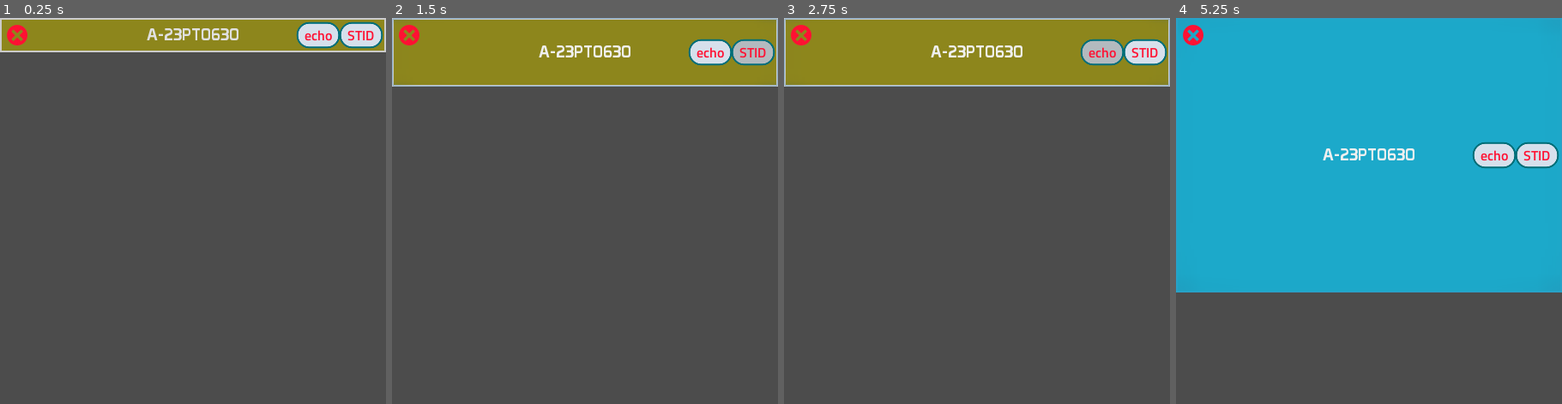
Above: before the commit, frames 1-4 (left to right).
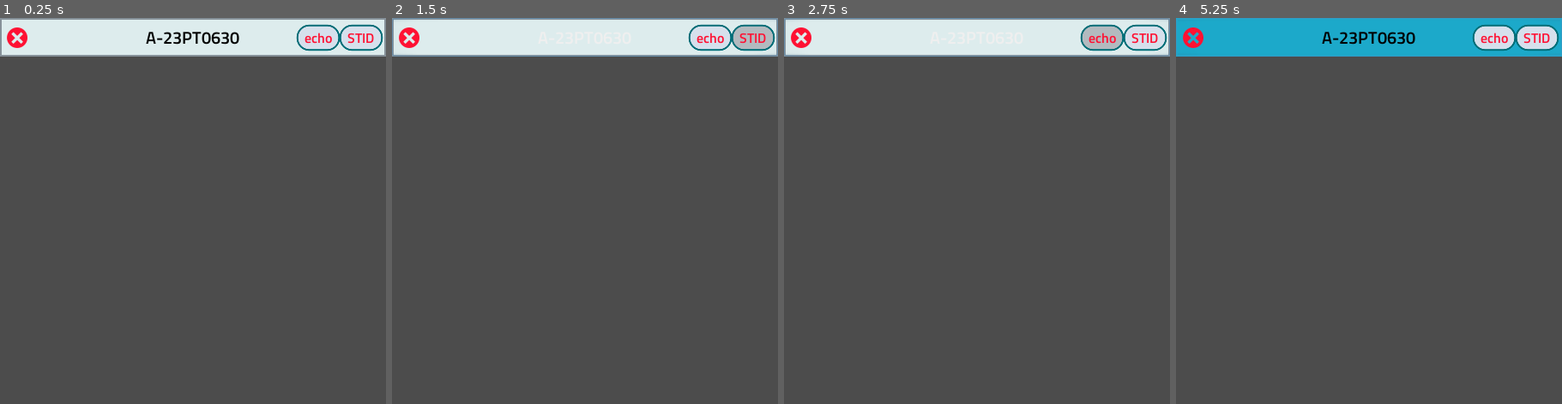
Above: after the commit, the same moments.

Repository: Keroflux/tagfinder
Game: Godot game, scene res://Tagbutton.tscn
Same seed, same stepped clock (60 frames per second), same inputs: the game is played once before the commit and once after it. This scene is started directly instead of the project's main scene.
Inputs:
- Up to frame 1 (0.25 s): no input
- Up to frame 2 (1.5 s): click "A-23PT0630" at 0.5 s; click "STID" at 1.25 s
- Up to frame 3 (2.75 s): click "echo" at 2 s
- Up to frame 4 (5.25 s): click "A-23PT0630" at 2.75 s; click "STID" at 3.5 s; click "echo" at 4.25 s; click "A-23PT0630" at 5 s

The runs differ from the first frame. In frame 1, 9.0% of the frame differs, in the area x 0-100%, y 0-10%; in frame 2, 17%; in frame 3, 17%; in frame 4, 63%, in the area x 0-100%, y 1-72%.
Error before the commit: Invalid get index '0' (on base: 'int'). (res://Script/Tagbutton.gd:12)
Error after the commit: Invalid get index '0' (on base: 'int'). (res://Script/Tagbutton.gd:19)

Commit message:
Endret farger på tagbutton

Diff:
--- a/Script/Tagbutton.gd
+++ b/Script/Tagbutton.gd
@@ -9,22 +9,43 @@
 
 func _ready():
 	var a = StyleBoxFlat.new()
+	var b = StyleBoxFlat.new()
+	a.set_bg_color(Color(1.0, 1.0, 1.0))
+	a.set_border_width_all(3)
+	a.set_corner_radius_all(8)
+	b.set_bg_color(Color(0.870588, 0.929412, 0.933333))
+	b.set_border_width_all(3)
+	b.set_corner_radius_all(8)
 	if index[0].is_valid_integer():
 		index = index.lstrip("0123456789-.")
 
 	if index.begins_with("L"):
-		a.set_bg_color(Color(0.098039, 0.447059, 0.298039))
+		a.set_border_color(Color(0, 0.435294, 0.47451))
+		b.set_border_color(Color(0, 0.435294, 0.47451))
 		$Button.set("custom_styles/normal", a)
+		$Button.set("custom_styles/hover", b)
 	if index.begins_with("A"):
-		a.set_bg_color(Color(0.098039, 0.364706, 0.447059))
+		a.set_border_color(Color(0.137255, 0.215686, 0.27451))
+		b.set_border_color(Color(0.137255, 0.215686, 0.27451))
 		$Button.set("custom_styles/normal", a)
+		$Button.set("custom_styles/hover", b)
 	if index.begins_with("D"):
-		a.set_bg_color(Color(0.807843, 0.235294, 0.235294))
+		a.set_border_color(Color(1, 0.070588, 0.203922))
+		b.set_border_color(Color(1, 0.070588, 0.203922))
 		$Button.set("custom_styles/normal", a)
+		$Button.set("custom_styles/hover", b)
 	if index.begins_with("R"):
-		a.set_bg_color(Color(0.556863, 0.529412, 0.113725))
+		#a.set_bg_color(Color(0.556863, 0.529412, 0.113725))
+		a.set_border_color(Color(0.984314, 0.792157, 0.211765))
+		b.set_border_color(Color(0.984314, 0.792157, 0.211765))
 		$Button.set("custom_styles/normal", a)
-
+		$Button.set("custom_styles/hover", b)
+	if index.begins_with("B"):
+		#a.set_bg_color(Color(1.0, 1.0, 1.0))
+		a.set_border_color(Color(0.529412, 0.572549, 0.603922))
+		b.set_border_color(Color(0.529412, 0.572549, 0.603922))
+		$Button.set("custom_styles/normal", a)
+		$Button.set("custom_styles/hover", b)
 
 func _on_Delete_pressed():
 	emit_signal("delte_tag", indexP)
@@ -39,4 +60,5 @@
 
 
 func _on_Button_pressed():
-	rect_size.y *= 2
+	#rect_min_size.y = 60
+	get_parent().queue_sort()
--- a/Tagbutton.tscn
+++ b/Tagbutton.tscn
@@ -1,6 +1,6 @@
 [gd_scene load_steps=8 format=2]
 
-[ext_resource path="res://Prototype.ttf" type="DynamicFontData" id=1]
+[ext_resource path="res://TitilliumWeb-SemiBold.ttf" type="DynamicFontData" id=1]
 [ext_resource path="res://Script/Tagbutton.gd" type="Script" id=2]
 [ext_resource path="res://Button.tscn" type="PackedScene" id=3]
 [ext_resource path="res://x-mark-3-24.png" type="Texture" id=4]
@@ -9,19 +9,22 @@
 bg_color = Color( 0.113725, 0.666667, 0.796078, 1 )
 
 [sub_resource type="StyleBoxFlat" id=2]
-bg_color = Color( 0.556863, 0.529412, 0.113725, 1 )
+bg_color = Color( 0.870588, 0.929412, 0.933333, 1 )
 border_width_left = 2
 border_width_top = 2
 border_width_right = 2
 border_width_bottom = 2
+border_color = Color( 0.529412, 0.572549, 0.603922, 1 )
 
 [sub_resource type="DynamicFont" id=3]
-size = 18
+size = 20
 font_data = ExtResource( 1 )
 
 [node name="Tagbutton" type="Control"]
 anchor_right = 1.0
-rect_min_size = Vector2( 250, 40 )
+margin_right = 3.05176e-05
+margin_bottom = 40.0
+rect_min_size = Vector2( 250, 45 )
 size_flags_horizontal = 3
 size_flags_vertical = 0
 script = ExtResource( 2 )
@@ -37,6 +40,8 @@
 custom_styles/hover = SubResource( 1 )
 custom_styles/normal = SubResource( 2 )
 custom_fonts/font = SubResource( 3 )
+custom_colors/font_color = Color( 0, 0, 0, 1 )
+custom_colors/font_color_hover = Color( 0, 0, 0, 1 )
 text = "A-23PT0630"
 __meta__ = {
 "_edit_use_anchors_": false
@@ -75,8 +80,11 @@
 text = "echo"
 
 [node name="Delete" type="TextureButton" parent="."]
+anchor_top = 0.5
+anchor_bottom = 0.5
+margin_top = -20.0
 margin_right = 40.0
-margin_bottom = 40.0
+margin_bottom = 20.0
 hint_tooltip = "Slett tag"
 texture_normal = ExtResource( 4 )
 expand = true
